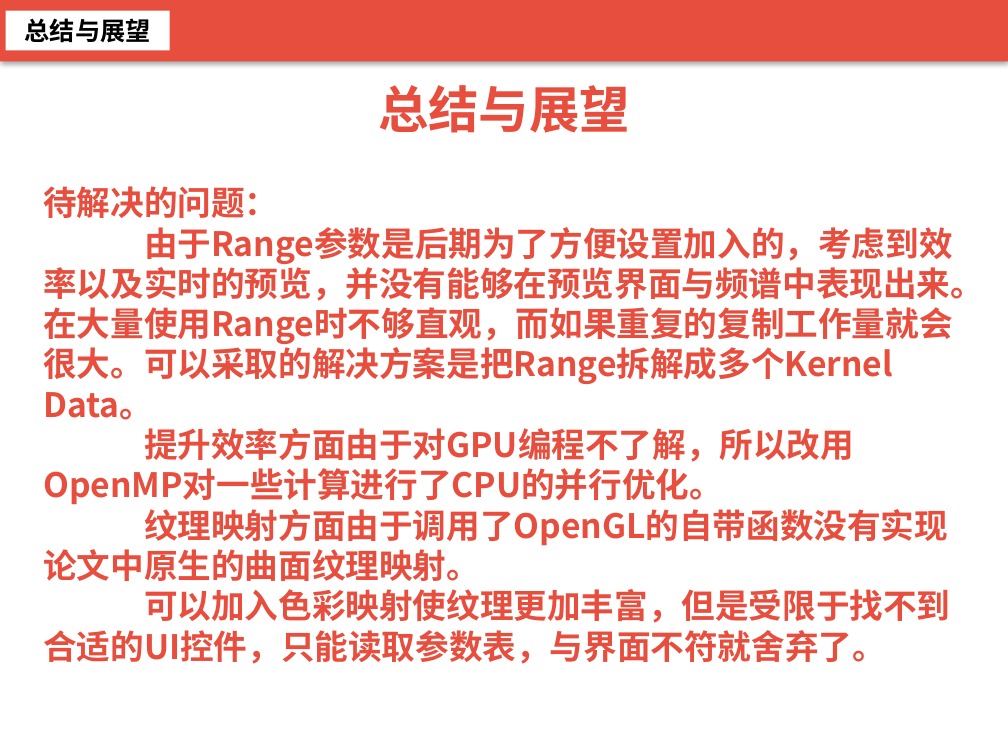
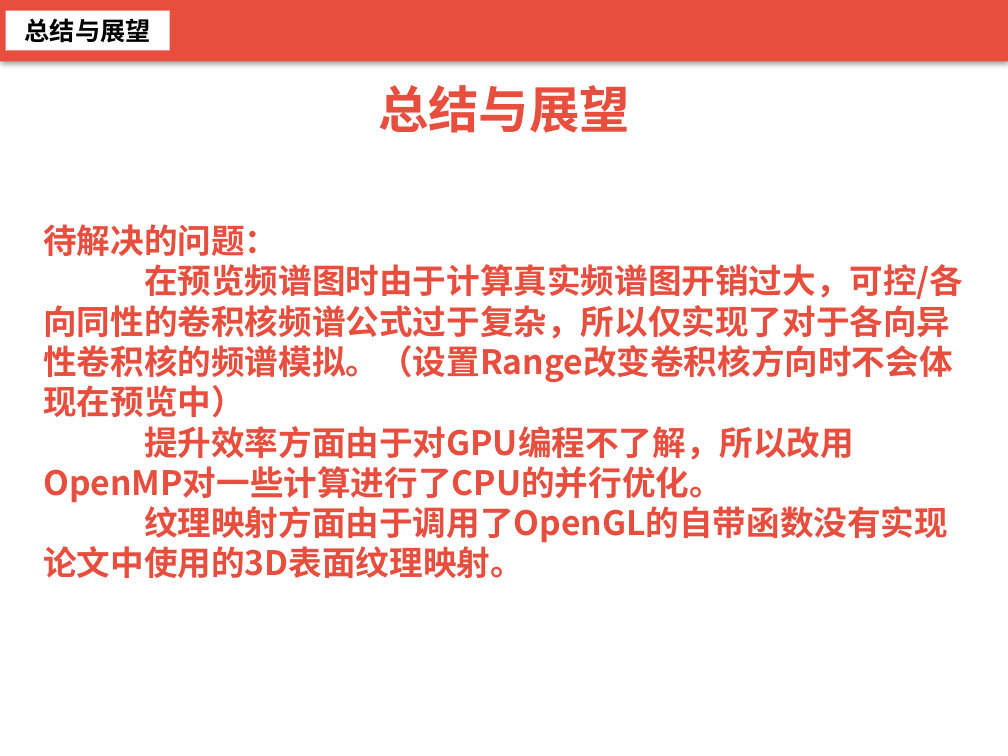
Before and after one commit to Karl0007/GaborNoise, a slide deck: slide 27 of GaborNoise实验报告.pptx (slide 24 before the commit). Drawn at 1008x756 pixels with LibreOffice and Linux fonts; fonts in the diff are those of the drawing; background and template pictures are left out. Boxes give left, top, right and bottom in pixels: in the first picture for what was removed or moved away, otherwise in the second. Text is boxed around its words. In the diff, an @@ line names an element or a change of style, - is before the commit and + after.

```diff
--- a/GaborNoise实验报告.pptx
+++ b/GaborNoise实验报告.pptx
@@ text "待解决的问题：": place and size @@
-text "待解决的问题：" at box(43, 186, 984, 664)
+text "待解决的问题：" at box(43, 224, 963, 578)
@@ text at box(43, 264, 963, 382): text changed @@
-由于Range参数是后期为了方便设置加入的，考虑到效率以及实时的预览，并没有能够在预览界面与频谱中表现出来。在大量使用Range时不够直观，而如果重复的复制工作量就会很大。可以采取的解决方案是把Range拆解成多个Kernel Data。
+在预览频谱图时由于计算真实频谱图开销过大，可控/各向同性的卷积核频谱公式过于复杂，所以仅实现了对于各向异性卷积核的频谱模拟。（设置Range改变卷积核方向时不会体现在预览中）
@@ text at box(43, 506, 948, 578): text changed @@
-纹理映射方面由于调用了OpenGL的自带函数没有实现论文中原生的曲面纹理映射。
-可以加入色彩映射使纹理更加丰富，但是受限于找不到合适的UI控件，只能读取参数表，与界面不符就舍弃了。
+纹理映射方面由于调用了OpenGL的自带函数没有实现论文中使用的3D表面纹理映射。
```
Also in this commit, not shown: 4 other slides changed, 3 slides added, 21 other files.
